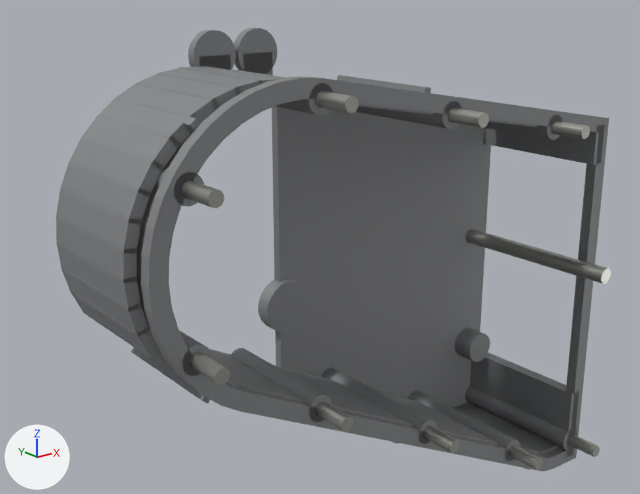
One commit to the glTF model public/parts/chain-housing-left.glb: the scene before it, then after it.
Both versions are drawn from a camera (50 mm lens) standing at (-471.0, -516.0, 94.0) and looking at (-251.0, -240.0, -17.0). The lights are fixed; the arrows at lower left show +X, +Y and +Z. The older version comes first. Where no turn or scale is listed for an object, it has been applied to the vertices. Vertices at exactly the same position are counted once.

Names of what the first picture shows: 'chain-housing-left:castAlu', 'chain-housing-left:zincPlate'.
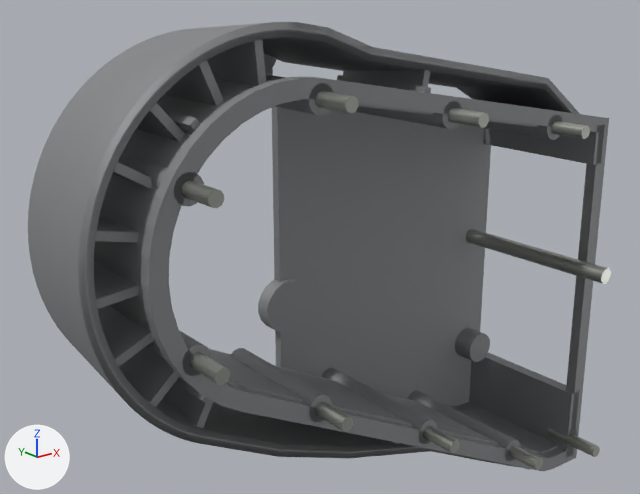
Where the newer file only moved an object's origin or applied its transform, the numbers keep the older frame.

What differs and where, as boxes (x1, y1, x2, y2) in the pictures (640 x 494 px; the box of a moved part takes in the faces that stretch with it):
'chain-housing-left:castAlu', reshaped
    before: (56, 28, 609, 471)
    after: (28, 22, 609, 471)
part 1 of me_mesh_0, moved or reshaped
    before: (183, 66, 282, 85)
    after: (207, 39, 266, 86)
part 2 of me_mesh_0, moved or reshaped
    before: (62, 187, 124, 222)
    after: (95, 215, 139, 242)
part 3 of me_mesh_0, rebuilt
    before: (70, 291, 161, 359)
    after: (98, 305, 154, 366)
part 4 of me_mesh_0, rebuilt
    before: (68, 136, 163, 197)
    after: (113, 162, 152, 189)
part 5 of me_mesh_0, rebuilt
    before: (97, 96, 194, 148)
    after: (136, 103, 185, 141)
part 6 of me_mesh_0, added
    after: (28, 22, 580, 468)
part 7 of me_mesh_0, deleted
    before: (56, 66, 281, 335)
part 8 of me_mesh_0, moved or reshaped
    before: (56, 73, 571, 449)
    after: (94, 60, 571, 449)

Diff of the bpy script that builds the scene:
```diff
--- a/public/parts/chain-housing-left.glb.py
+++ b/public/parts/chain-housing-left.glb.py
@@ me_mesh_0 @@
 # used by ob_chain_housing_left_castalu; location = (-235.0, -247.0, -37.6)
-me_mesh_0.from_pydata(...)  # 952 vertices, 1648 faces; spans x -120.0..120.0, y -35.0..35.0, z -109.0..109.0
+me_mesh_0.from_pydata(...)  # 1274 vertices, 2294 faces; spans x -134.0..120.0, y -35.0..35.0, z -112.0..115.0
+# me_mesh_0 part 1: the loose piece of 8 vertices spanning x -67.0..-56.0, y -25.0..27.0, z 92.0..96.0 is scaled about its middle by (-0.304, 0.923, -3.53), then moved by (-2.0, 2.0, 8.0)
+# me_mesh_0 part 2: the loose piece of 8 vertices spanning x -117.0..-110.0, y -21.0..25.0, z 54.0..58.0 is scaled about its middle by (2.53, 1.04, 1.44), then moved by (-6.0, 1.0, -5.0)
+# me_mesh_0 part 3: the loose piece of 8 vertices spanning x -117.0..-108.0, y -25.0..27.0, z 9.0..21.0 is rebuilt with 8 vertices and now spans x -124.0..-108.0, y -21.0..27.0, z 7.0..17.0
+# me_mesh_0 part 4: the loose piece of 8 vertices spanning x -113.0..-103.0, y -25.0..27.0, z 63.0..75.0 is rebuilt with 8 vertices and now spans x -120.0..-105.0, y -21.0..27.0, z 65.0..76.0
+# me_mesh_0 part 5: the loose piece of 8 vertices spanning x -101.0..-90.0, y -25.0..27.0, z 78.0..88.0 is rebuilt with 8 vertices and now spans x -106.0..-93.0, y -21.0..27.0, z 79.0..93.0
+# me_mesh_0 part 6: a new loose piece of 368 vertices spanning x -134.0..118.0, y -23.0..29.0, z -112.0..115.0, in mat_castalu (grey #96989a)
+# me_mesh_0 part 7: 8 loose pieces with 64 vertices, spanning x -120.0..-47.0, y -25.0..27.0, z 17.0..96.0, are deleted
+# me_mesh_0 part 8
+# 48 vertices are removed from x -120.0..109.0, y -35.0..31.0, z -99.0..95.0
+# 88 faces are deleted
+# 42 vertices are added at x -129.0..117.0, y -35.0..31.0, z -109.0..105.0
+# 24 new vertices lie (0.0, 48.0, 0.0) away from vertices in x -129.0..117.0, y -21.0, z -109.0..105.0
+# 102 new faces join them
 me_mesh_0.materials.append(mat_castalu)
```
